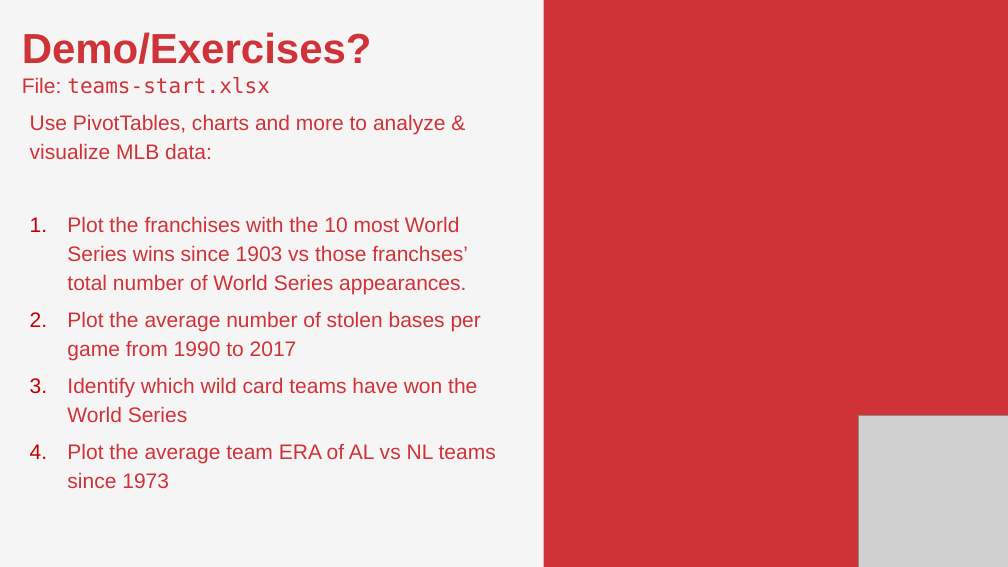
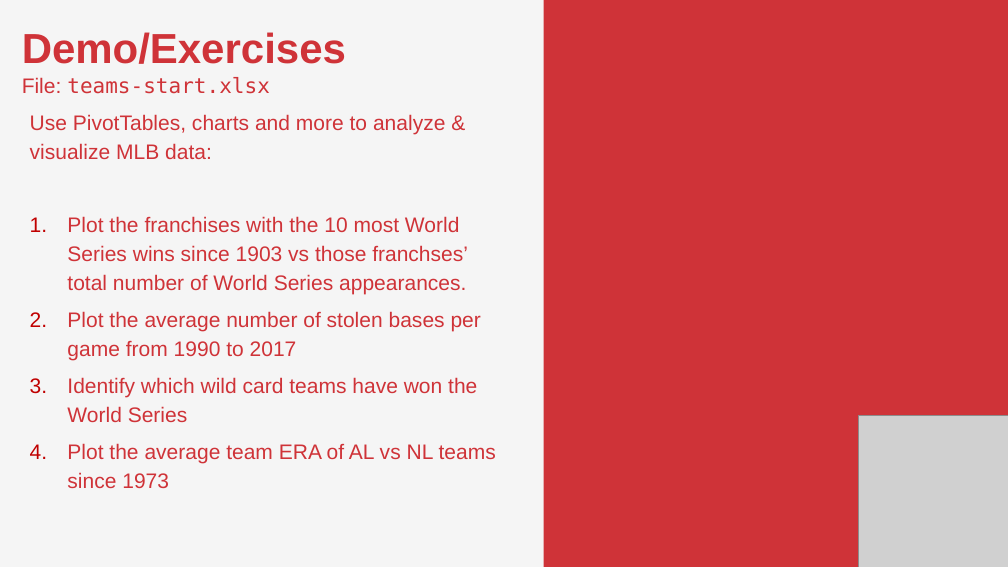
Before and after one commit to stringfestdata/pivot-table-dashboards-reports, a slide deck: slide 19 of pivot-table-dashboards-reports.pptx. Drawn at 1008x567 pixels with LibreOffice and Linux fonts; fonts in the diff are those of the drawing; grey boxes stand for pictures. Boxes give left, top, right and bottom in pixels: in the first picture for what was removed or moved away, otherwise in the second. Text is boxed around its words. In the diff, an @@ line names an element or a change of style, - is before the commit and + after.

```diff
--- a/pivot-table-dashboards-reports.pptx
+++ b/pivot-table-dashboards-reports.pptx
@@ text at (x1=22, y1=32, x2=346, y2=64): text changed @@
-Demo/Exercises?
+Demo/Exercises
```
Also in this commit, not shown: 1 other slide changed, 3 other files.
